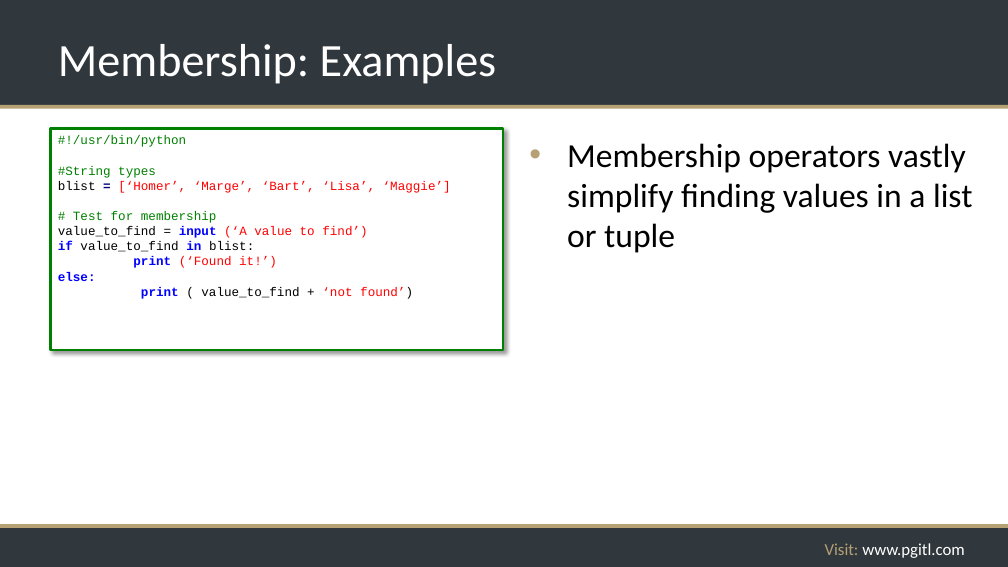
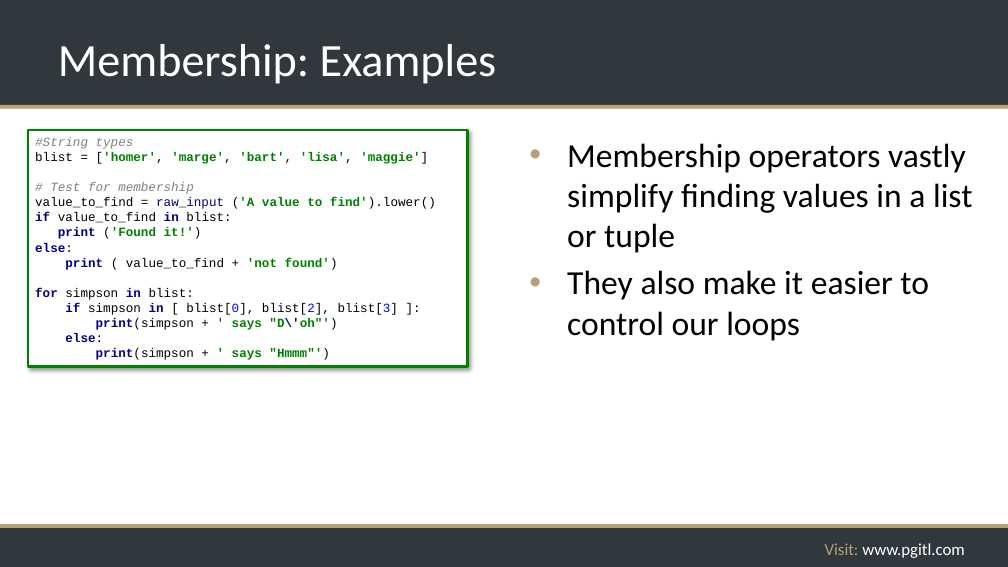
Before and after one commit to rikkouri/project-a, a slide deck: slide 109 of Programming Foundations.pptx (slide 108 before the commit). Drawn at 1008x567 pixels with LibreOffice and Linux fonts; fonts in the diff are those of the drawing; background and template pictures are left out. Boxes give left, top, right and bottom in pixels: in the first picture for what was removed or moved away, otherwise in the second. Text is boxed around its words. In the diff, an @@ line names an element or a change of style, - is before the commit and + after.

```diff
--- a/Programming Foundations.pptx
+++ b/Programming Foundations.pptx
@@ rectangle "#String types blist = ['homer', ...": place and size @@
-rectangle "#String types blist = ['homer', ..." at bbox=[51, 129, 503, 350]
+rectangle "#String types blist = ['homer', ..." at bbox=[28, 130, 468, 367]
@@ text in rectangle at bbox=[35, 137, 436, 360]: text changed; text colour #FF0000 to #000000 @@
-#!/usr/bin/python
-#String types
-blist = [‘Homer’, ‘Marge’, ‘Bart’, ‘Lisa’, ‘Maggie’]
-# Test for membership
-value_to_find = input (‘A value to find’)
-if value_to_find in blist:
-print (‘Found it!’)
-else:
-print ( value_to_find + ‘not found’)
+#String types
+blist = ['homer', 'marge', 'bart', 'lisa', 'maggie']
+# Test for membership
+value_to_find = raw_input ('A value to find').lower()
+if value_to_find in blist:
+print ('Found it!')
+else:
+print ( value_to_find + 'not found')
+for simpson in blist:
+if simpson in [ blist[0], blist[2], blist[3] ]:
+print(simpson + ' says "D\'oh"')
+else:
+print(simpson + ' says "Hmmm"')
@@ text at bbox=[567, 270, 929, 341]: paragraph added @@
+• They also make it easier to control our loops
```
Also in this commit, not shown: 2 other slides changed, 2 slides added, 1 slide removed, 2 other files.
